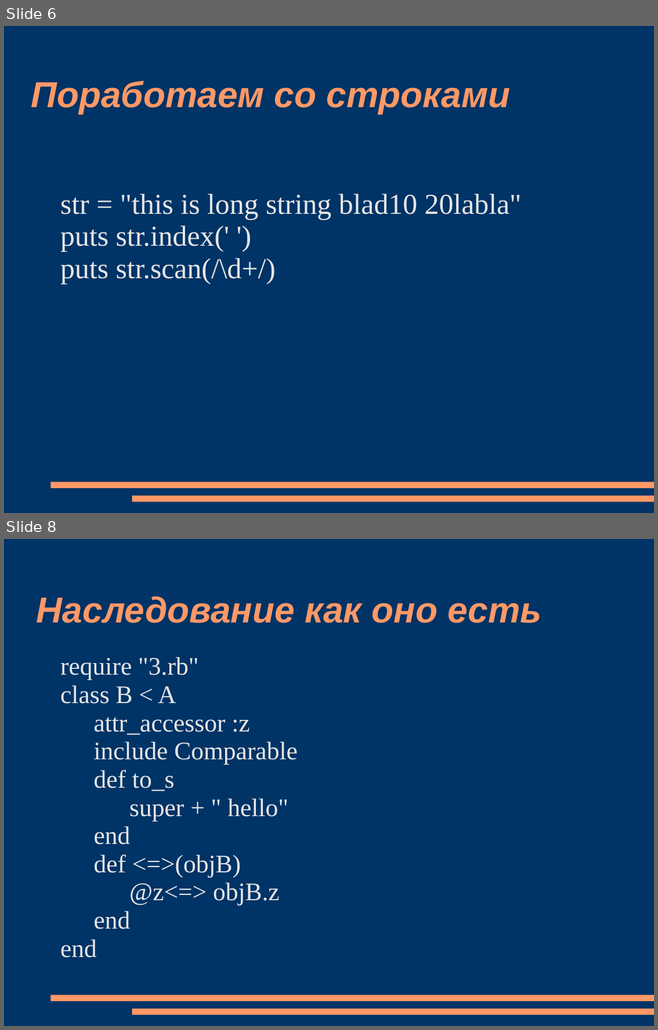
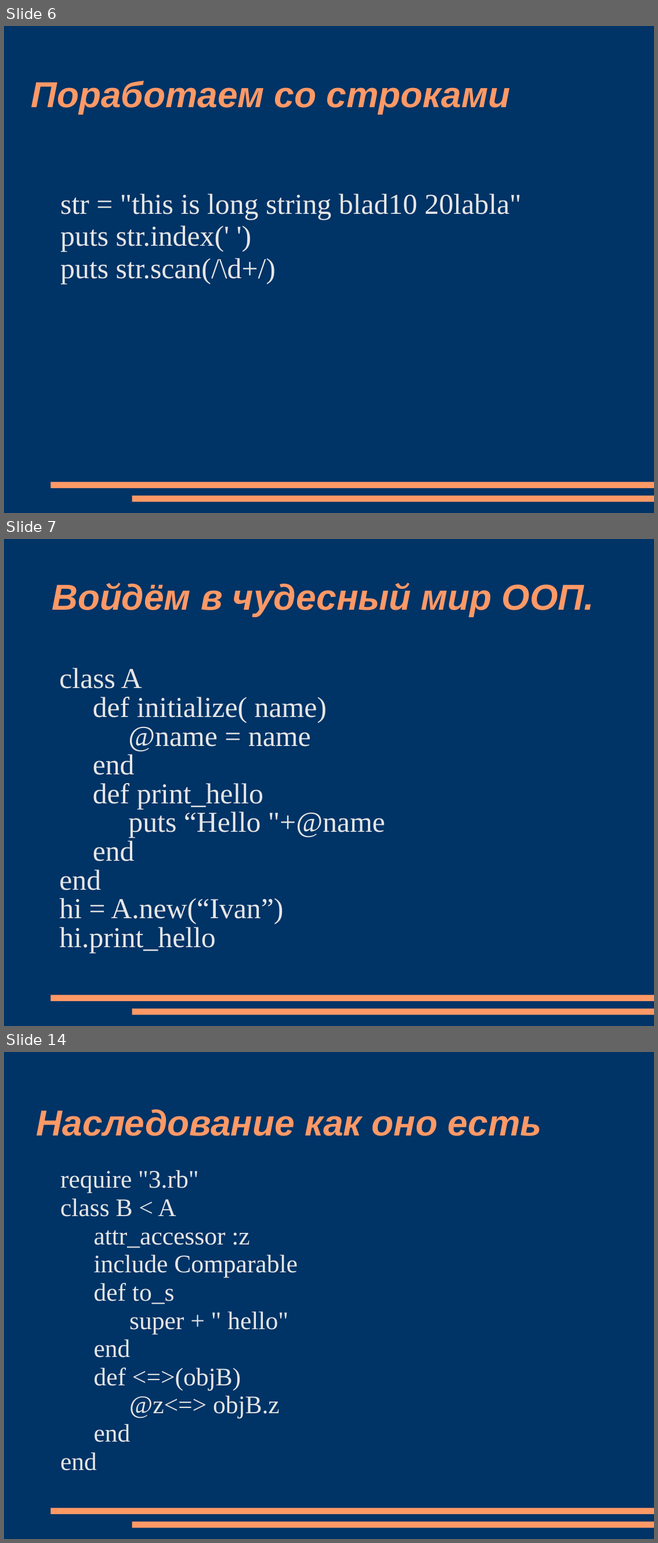
Before and after one commit to sidorovis/restudy, a slide deck: _ООПИС/Lection/ruby.ppt. Shown one above the other, each under a label of ours: slides 6 and 8 before the commit, slides 6, 7 and 14 after it; the slides between them are not shown. The pictures are 658x1030 and 658x1543 pixels, drawn with LibreOffice and Linux fonts; fonts in the diff are those of the drawing. Boxes give left, top, right and bottom in pixels: in the first picture for what was removed or moved away, otherwise in the second. Text is boxed around its words. In the diff, an @@ line names an element or a change of style, - is before the commit and + after.

```diff
--- a/_ООПИС/Lection/ruby.ppt
+++ b/_ООПИС/Lection/ruby.ppt
@@ slide 7 added at (4,539,654,1026), background #003366; not listed: 2 template elements that a slide beside it also shows @@
@@ title added at (52,583,594,616), 40 pt, text #FF9966, bold, italic @@
+Войдём в чудесный мир ООП.
@@ text added at (59,668,385,953), 32 pt, text #E6E6E6 @@
+class A
+  def initialize( name)
+    @name = name
+  end
+  def print_hello
+    puts “Hello "+@name
+  end
+end
+hi = A.new(“Ivan”)
+hi.print_hello
@@ what was slide 8 is now slide 14 @@
```
Also in this commit, not shown: 3 slides changed, 8 other slides added, 1 slide removed, 1 other file.
